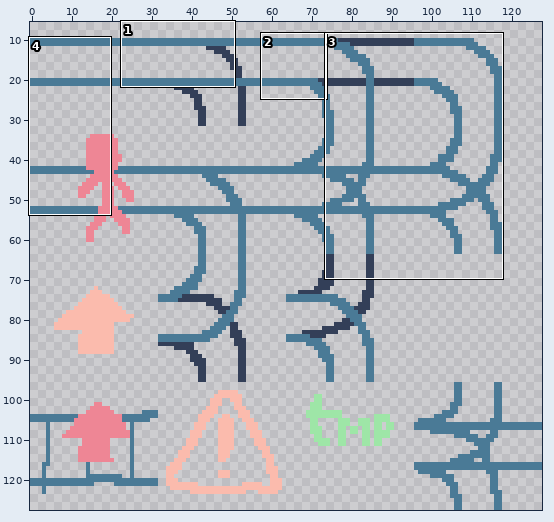
Pixel-art file: assets/images/tilemap-smaller.aseprite. The picture above shows the old version from afar; the outline marks the close-up.
Close-up. Before the edit:
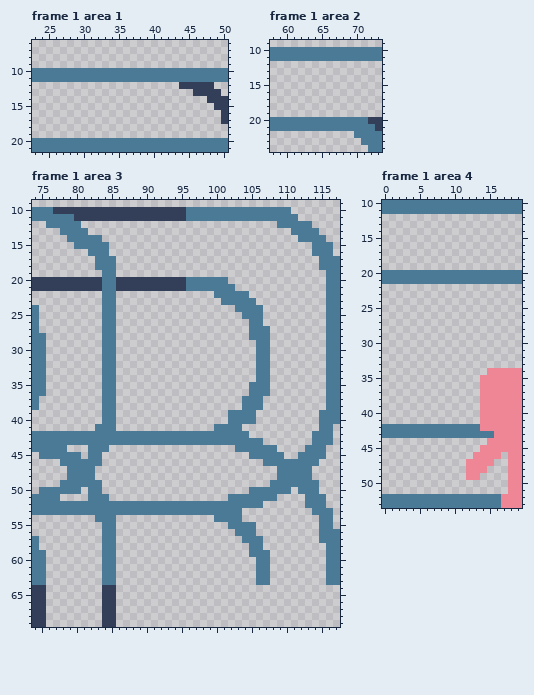
128x128 pixels, 2 frames. Shown: frame 1 area 1: x 23..50, y 6..21; frame 1 area 2: x 58..73, y 9..24; frame 1 area 3: x 74..117, y 9..69; frame 1 area 4: x 0..19, y 10..53. The wide view leaves out empty margins. The commit also changed other frames or places, which this record leaves out.
The same view after the edit:
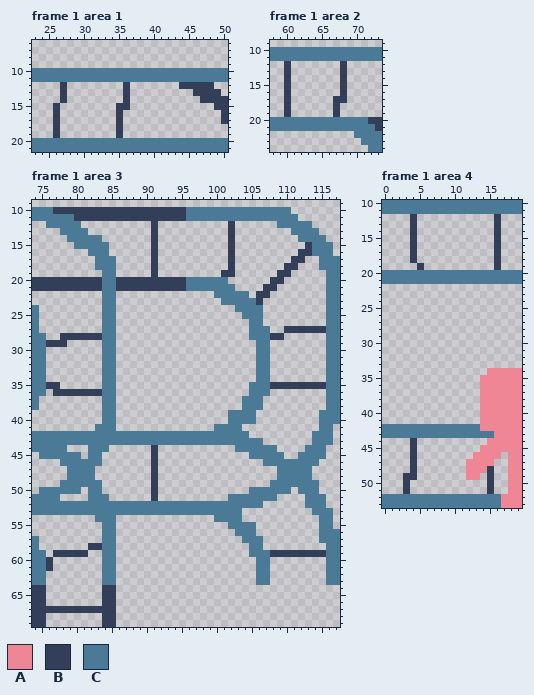
Palette (. is transparent): A #ee8695  B #333f58  C #4a7a96
Edits made:
layer "DisabledPathWood" now shown
layer "Back" now shown
--- frame 1 area 1, layer "Back"
@@ x 23..50 @@
 11 CCCCCCCCCCCCCCCCCCCCCCCCCCCC
-12 .....................BBBBB..
-13 .......................BBBB.
-14 .........................BBB
-15 ..........................BB
-16 ...........................B
-17 ...........................B
-18 ............................
-19 ............................
+12 ....B........B.......BBBBB..
+13 ....B........B.........BBBB.
+14 ....B........B..........BBBB
+15 ...B........BB............BB
+16 ...B........B..............B
+17 ...B........B..............B
+18 ...B........B...............
+19 ...B........B...............
 20 CCCCCCCCCCCCCCCCCCCCCCCCCCCC
--- frame 1 area 2, layer "Back"
@@ x 58..73 @@
 11 CCCCCCCCCCCCCCCC
-12 ................
-13 ................
-14 ................
-15 ................
-16 ................
-17 ................
-18 ................
-19 ................
+12 ..B.......B.....
+13 ..B.......B.....
+14 ..B.......B.....
+15 ..B.......B.....
+16 ..B.......B.....
+17 ..B......BB.....
+18 ..B......B......
+19 ..B......B......
 20 CCCCCCCCCCCCCCBB
--- frame 1 area 3, layers "Back", "DisabledPathWood"
@@ x 89..115 @@
 11 BBBBBBBCCCCCCCCCCCCCCCC....
-12 ....................CCCCC..
-13 ......................CCCC.
-14 .......................CCCC
-15 .........................CC
-16 .........................CC
-17 ..........................C
-18 ..........................C
-19 ...........................
-20 BBBBBBBCCCCCC..............
-21 BBBBBBBCCCCCCC.............
-22 ...........CCCCC...........
-23 ............CCCCC..........
+12 ..B..........B......CCCCC..
+13 ..B..........B........CCCC.
+14 ..B..........B.........CCCC
+15 ..B..........B..........BCC
+16 ..B..........B.........BBCC
+17 ..B..........B........BB..C
+18 ..B..........B.......BB...C
+19 ..B.........BB......BB.....
+20 BBBBBBBCCCCCC......BB......
+21 BBBBBBBCCCCCCC....BB.......
+22 ...........CCCCC.BB........
+23 ............CCCCCB.........
 24 ..............CCCC.........
@@ x 74..117 @@
 26 C.........CC...................CC.........CC
-27 C.........CC...................CCC........CC
-28 CC........CC...................CCC........CC
-29 CC........CC....................CC........CC
+27 C.........CC...................CCC..BBBBBBCC
+28 CC..BBBBBBCC...................CCCBB......CC
+29 CCBBB.....CC....................CC........CC
 30 CC........CC....................CC........CC
@@ x 74..117 @@
 34 CC........CC....................CC........CC
-35 CC........CC...................CCC........CC
-36 CC........CC...................CCC........CC
+35 CCBB......CC...................CCCBBBBBBBBCC
+36 CC.BBBBBBBCC...................CCC........CC
 37 C.........CC..................CCC.........CC
@@ x 89..93 @@
 43 CCCCC
-44 .....
-45 .....
-46 .....
-47 .....
-48 .....
-49 .....
-50 .....
-51 .....
+44 ..B..
+45 ..B..
+46 ..B..
+47 ..B..
+48 ..B..
+49 ..B..
+50 ..B..
+51 ..B..
 52 CCCCC
@@ x 74..117 @@
 57 C.........CC..................CCC........CCC
-58 C.........CC...................CC.........CC
-59 CC........CC...................CCC........CC
-60 CC........CC....................CC........CC
-61 CC........CC....................CC........CC
+58 C.......BBCC...................CC.........CC
+59 CC.BBBBB..CC...................CCCBBBBBBBBCC
+60 CCB.......CC....................CC........CC
+61 CCB.......CC....................CC........CC
 62 CC........CC....................CC........CC
@@ x 74..85 @@
 66 BB........BB
-67 BB........BB
+67 BBBBBBBBBBBB
 68 BB........BB
--- frame 1 area 4, layer "Back"
@@ x 0..19 @@
 11 CCCCCCCCCCCCCCCCCCCC
-12 ....................
-13 ....................
-14 ....................
-15 ....................
-16 ....................
-17 ....................
-18 ....................
-19 ....................
+12 ....B...........B...
+13 ....B...........B...
+14 ....B...........B...
+15 ....B...........B...
+16 ....B...........B...
+17 ....B...........B...
+18 ....B...........B...
+19 .....B..........B...
 20 CCCCCCCCCCCCCCCCCCCC
@@ x 0..19 @@
 43 CCCCCCCCCCCCCCCCAAAA
-44 ...............AAAAA
-45 ..............AAAAAA
-46 .............AAAA.AA
-47 ............AAAA..AA
-48 ............AAA...AA
-49 ............AA....AA
-50 ..................AA
-51 ..................AA
+44 ....B..........AAAAA
+45 ....B.........AAAAAA
+46 ....B........AAAA.AA
+47 ....B.......AAAA..AA
+48 ....B.......AAAB..AA
+49 ...BB.......AA.B..AA
+50 ...B...........B..AA
+51 ...B...........B..AA
 52 CCCCCCCCCCCCCCCCCAAA
